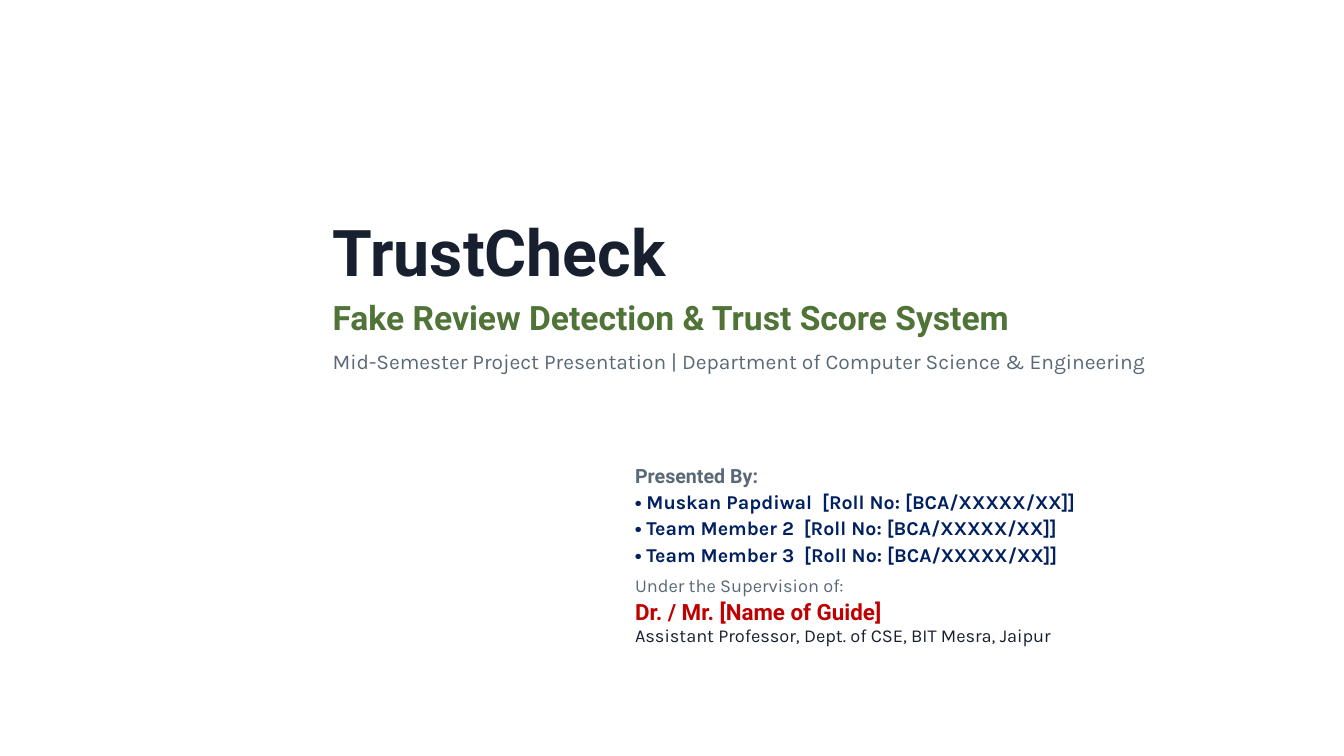
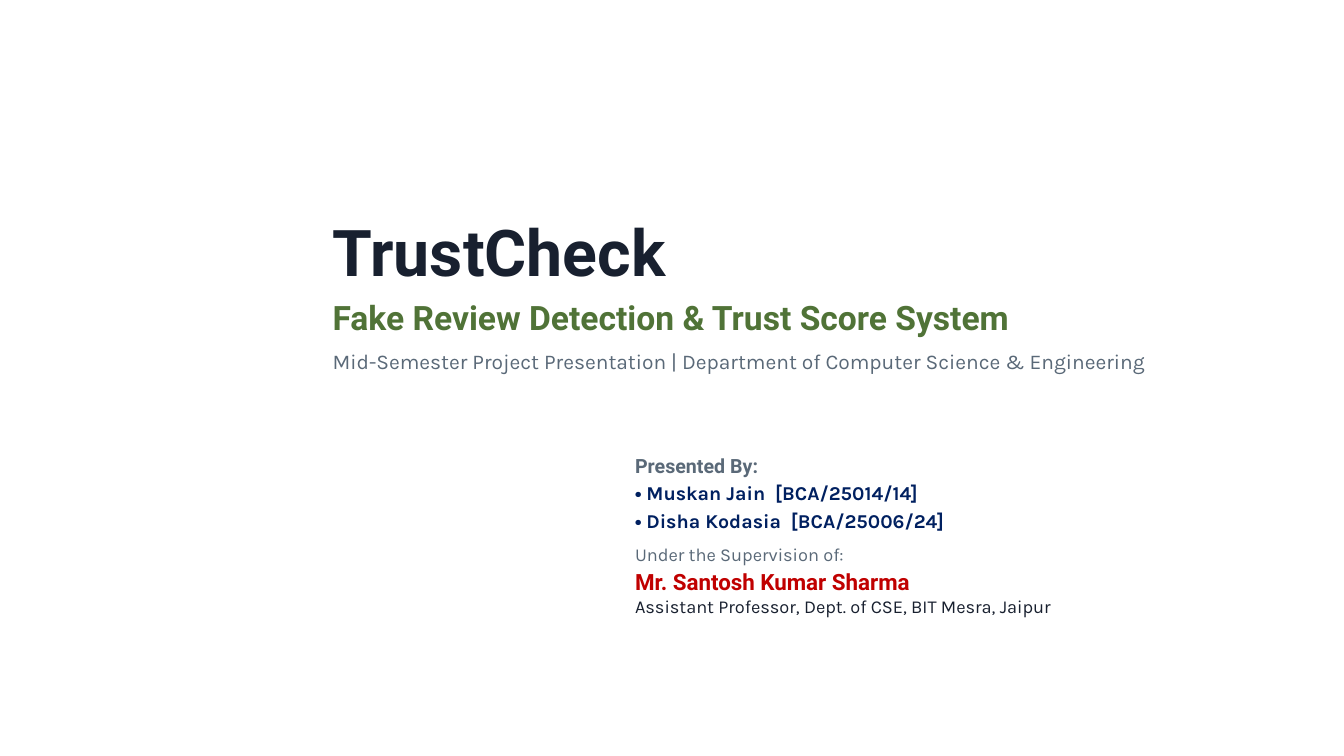
Before and after one commit to muskanpapdiwal/TrustCheck, a slide deck: slide 1 of TrustCheck_Midsem_Presentation.pptx. Drawn at 1344x756 pixels with LibreOffice and Linux fonts; fonts in the diff are those of the drawing; background and template pictures are left out. Boxes give left, top, right and bottom in pixels: in the first picture for what was removed or moved away, otherwise in the second. Text is boxed around its words. In the diff, an @@ line names an element or a change of style, - is before the commit and + after.

Commit message:
docs: update presentation with student names, supervisor, center alignment, and completed conclusions

```diff
--- a/TrustCheck_Midsem_Presentation.pptx
+++ b/TrustCheck_Midsem_Presentation.pptx
@@ text "Presented By:" moved from (x1=635, y1=468, x2=1075, y2=647) to (x1=635, y1=458, x2=1051, y2=618) @@
@@ text at (x1=646, y1=484, x2=944, y2=531): text changed @@
-• Muskan Papdiwal [Roll No: [BCA/XXXXX/XX]]
-• Team Member 2 [Roll No: [BCA/XXXXX/XX]]
-• Team Member 3 [Roll No: [BCA/XXXXX/XX]]
+• Muskan Jain [BCA/25014/14]
+• Disha Kodasia [BCA/25006/24]
@@ text at (x1=635, y1=548, x2=843, y2=566): more space between paragraphs @@
@@ text at (x1=635, y1=573, x2=910, y2=591): text changed @@
-Dr. / Mr. [Name of Guide]
+Mr. Santosh Kumar Sharma
```
Also in this commit, not shown: 6 other slides changed, 2 other files.
